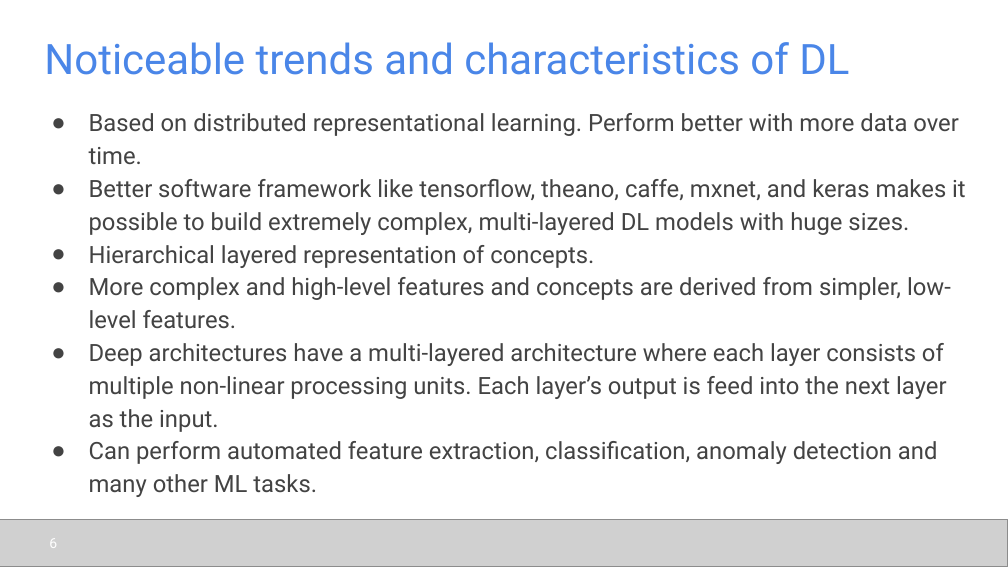
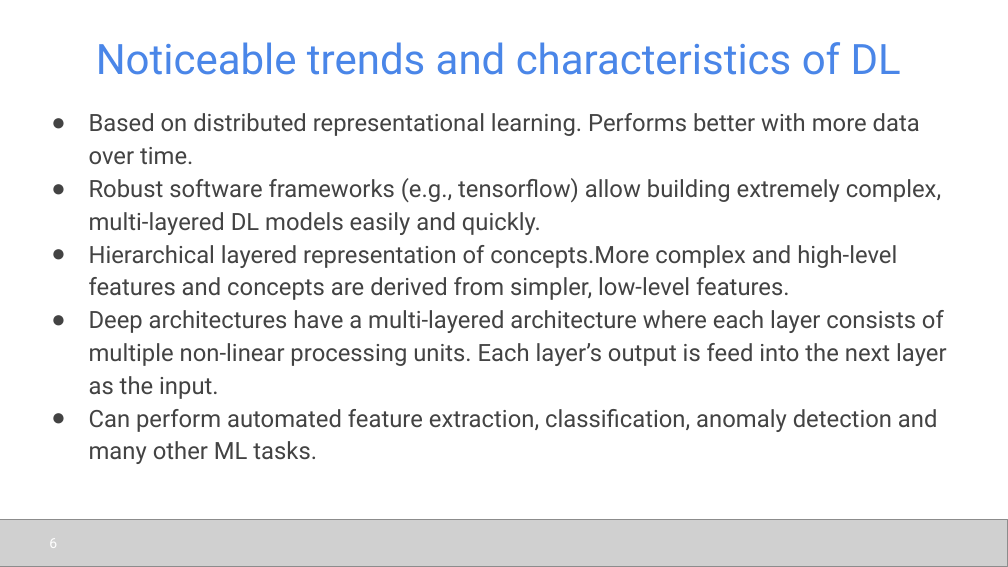
Before and after one commit to udel-cbcb/al_ml_workshop, a slide deck: slide 6 of Day_5/Lectures/Day_5_Lecture_1_Introduction_to_Deep_Learning.pptx. Drawn at 1008x567 pixels with LibreOffice and Linux fonts; fonts in the diff are those of the drawing; grey boxes stand for pictures. Boxes give left, top, right and bottom in pixels: in the first picture for what was removed or moved away, otherwise in the second. Text is boxed around its words. In the diff, an @@ line names an element or a change of style, - is before the commit and + after.

```diff
--- a/Day_5/Lectures/Day_5_Lecture_1_Introduction_to_Deep_Learning.pptx
+++ b/Day_5/Lectures/Day_5_Lecture_1_Introduction_to_Deep_Learning.pptx
@@ title "Noticeable trends and characteristics of ..." at [96,42,901,75]: alignment left to centre @@
@@ text at [89,113,941,300]: text changed @@
-● Based on distributed representational learning. Perform better with more data over time.
-● Better software framework like tensorflow, theano, caffe, mxnet, and keras makes it possible to build extremely complex, multi-layered DL models with huge sizes.
-● Hierarchical layered representation of concepts.
-● More complex and high-level features and concepts are derived from simpler, low-level features.
+● Based on distributed representational learning. Performs better with more data over time.
+● Robust software frameworks (e.g., tensorflow) allow building extremely complex, multi-layered DL models easily and quickly.
+● Hierarchical layered representation of concepts.More complex and high-level features and concepts are derived from simpler, low-level features.
```
Also in this commit, not shown: 25 other slides changed, 1 slide added, 3 other files.
